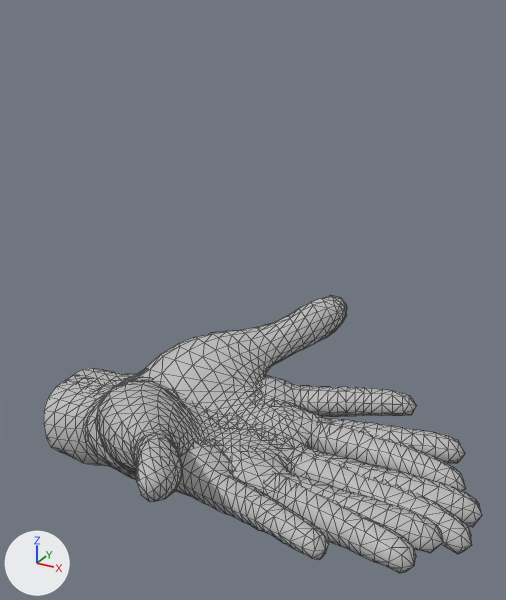
The FBX model Assets/Models/Oculus_right.fbx as it was, and as the next commit left it.
One viewpoint serves both versions: a 50 mm camera at (0.217, -0.236, 0.203) aimed at (0.08, 0.013, 0.079). The lights are fixed; the arrows at lower left show +X, +Y and +Z. Mesh edges are drawn as thin lines. Where no turn or scale is listed for an object, it has been applied to the vertices.

Names of what the first picture shows: 'l_handMeshNode', 'r_handMeshNode'.
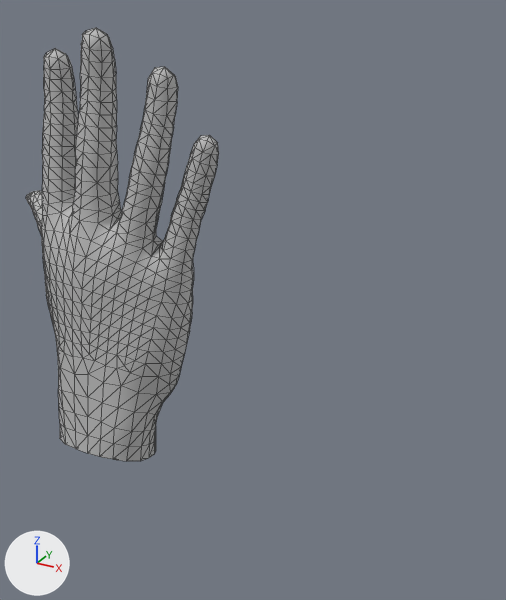
The newer file is also turned or shifted as a whole; pictures and numbers use the older file's frame.

The change, as JSON lines over the scene's bpy script:
```json
{"block": "me_mesh_002", "where": "me_mesh_002.from_pydata(...)  # 1159 vertices, 2314 faces; spans x -2.2..19.0, y -1.9..5.8, z -8.8..5.8"}
{"block": "me_mesh_002", "where": "# used by ob_r_handmeshnode; location = (0.0, 0.0, 0.0); rotation_euler = (1.571, 3.142, 0.0), in degrees (90, 180, 0); scale = (-0.01, -0.01, -0.01)"}
{"block": "me_mesh_002", "change": "me_mesh_002 part 1: the whole mesh is multiplied about the mesh origin by the matrix ((0.0, -0.004, 0.008), (0.0, -0.008, -0.004), (0.009, 0.0, 0.0))"}
{"op": "set", "path": "ob_r_handmeshnode.rotation_euler", "old": "(1.571, 3.142, 0.0)", "new": "(0.0, 0.0, 0.0)", "note": "degrees (90, 180, 0) -> degrees (0, 0, 0)"}
{"op": "set", "path": "ob_r_handmeshnode.scale", "old": "(-0.01, -0.01, -0.01)", "new": "(1.0, 1.0, 1.0)"}
{"op": "remove", "block": "ob_l_handmeshnode", "code": ["ob_l_handmeshnode = bpy.data.objects.new('l_handMeshNode', me_mesh)", "ob_l_handmeshnode.location = (0.0, 0.0, 0.0)"]}
```

Boxes (x1, y1, x2, y2) around the edits, measured in the pictures (506 x 600 px):
```json
{"object": "r_handMeshNode", "change": "reshaped, turned, rescaled", "before": [70, 368, 482, 553], "after": [26, 28, 219, 461]}
{"object": "l_handMeshNode", "change": "deleted", "before": [44, 296, 472, 573]}
```
